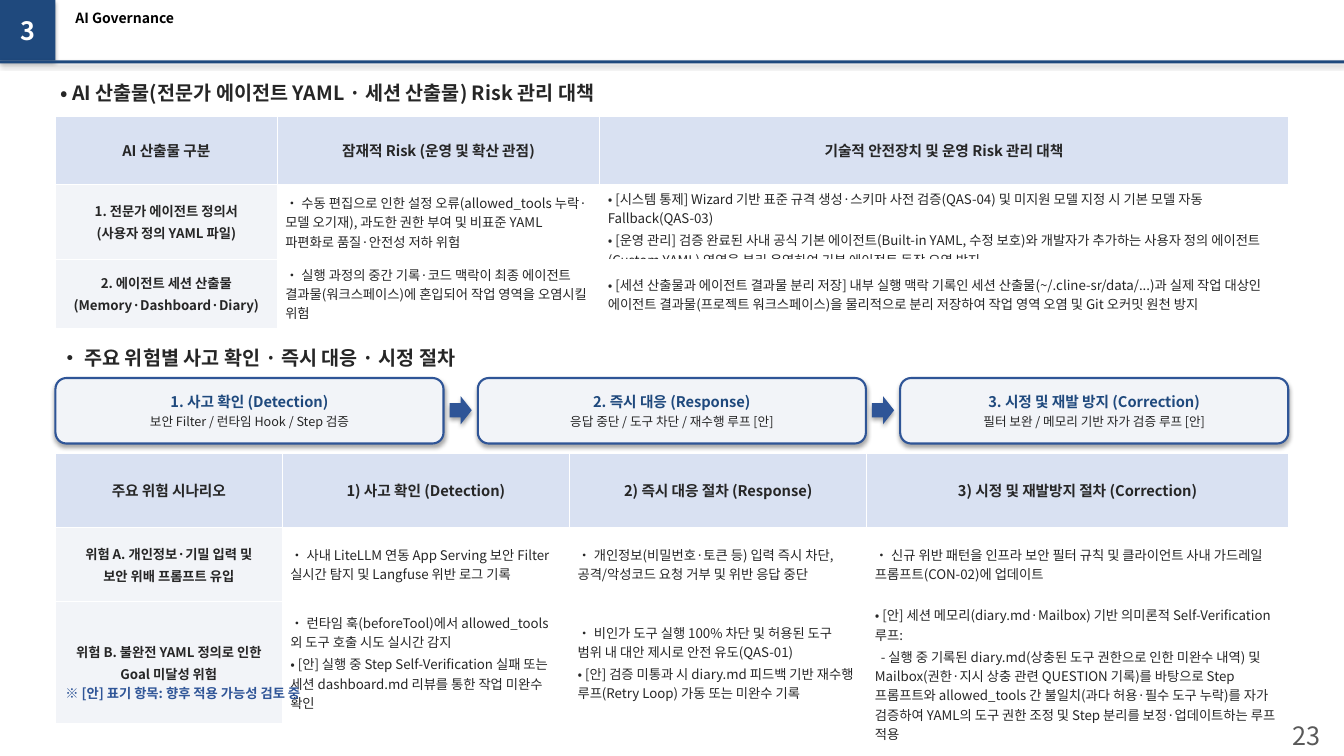
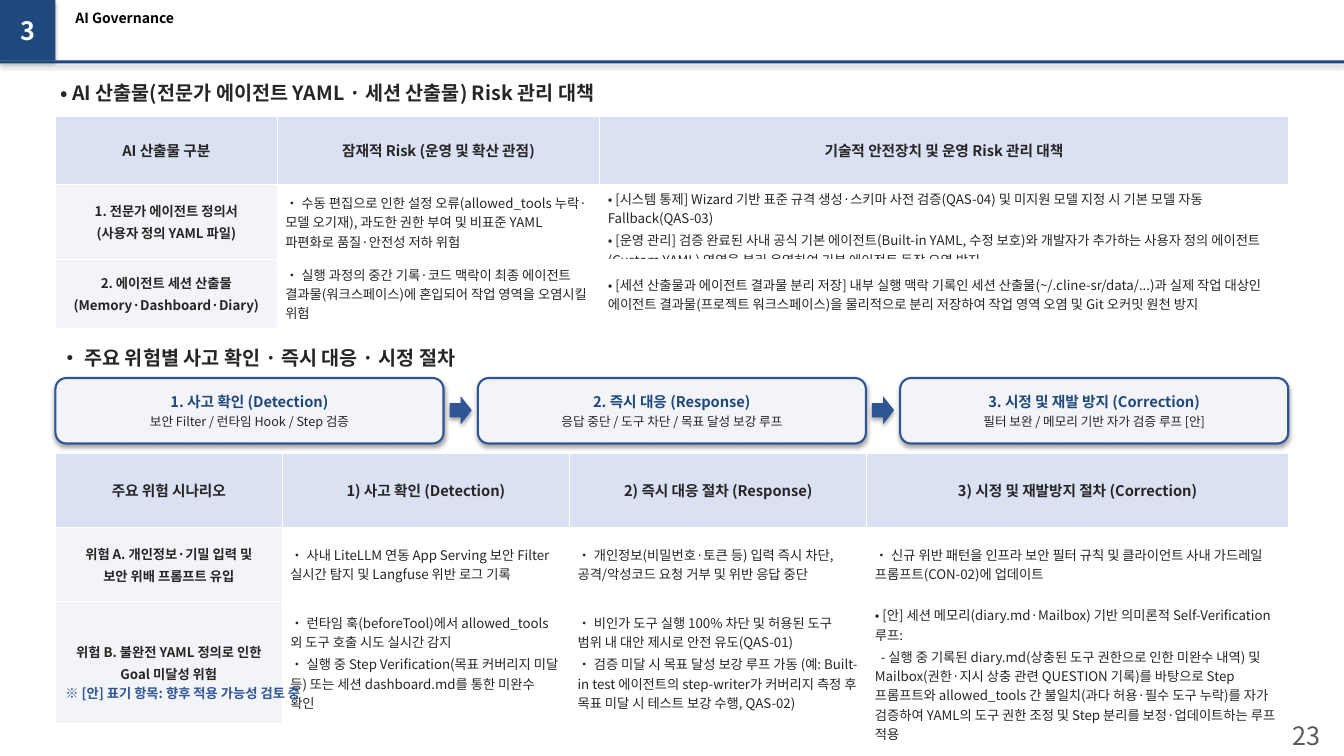
Before and after one commit to misjin05/playground, a slide deck: slide 2 of AIS/Reports/Slide22_23_Update.pptx. Drawn at 1344x756 pixels with LibreOffice and Linux fonts; fonts in the diff are those of the drawing. Boxes give left, top, right and bottom in pixels: in the first picture for what was removed or moved away, otherwise in the second. Text is boxed around its words. In the diff, an @@ line names an element or a change of style, - is before the commit and + after.

Commit message:
Update Risk B Detection and Response with built-in test step-writer coverage reinforcement loop

```diff
--- a/AIS/Reports/Slide22_23_Update.pptx
+++ b/AIS/Reports/Slide22_23_Update.pptx
@@ text in rounded rectangle at (x1=561, y1=415, x2=782, y2=427): text changed @@
-응답 중단 / 도구 차단 / 재수행 루프 [안]
+응답 중단 / 도구 차단 / 목표 달성 보강 루프
@@ table at (x1=55, y1=454, x2=1289, y2=744) @@
-row 3, column 2: • 런타임 훅(beforeTool)에서 allowed_tools 외 도구 호출 시도 실시간 감지 / • [안] 실행 중 Step Self-Verification 실패 또는 세션 dashboard.md 리뷰를 통한 작업 미완수 확인
+row 3, column 2: • 런타임 훅(beforeTool)에서 allowed_tools 외 도구 호출 시도 실시간 감지 / • 실행 중 Step Verification(목표 커버리지 미달 등) 또는 세션 dashboard.md를 통한 미완수 확인
-row 3, column 3: • 비인가 도구 실행 100% 차단 및 허용된 도구 범위 내 대안 제시로 안전 유도(QAS-01) / • [안] 검증 미통과 시 diary.md 피드백 기반 재수행 루프(Retry Loop) 가동 또는 미완수 기록
+row 3, column 3: • 비인가 도구 실행 100% 차단 및 허용된 도구 범위 내 대안 제시로 안전 유도(QAS-01) / • 검증 미달 시 목표 달성 보강 루프 가동 (예: Built-in test 에이전트의 step-writer가 커버리지 측정 후 목표 미달 시 테스트 보강 수행, QAS-02)
```
Also in this commit, not shown: 1 other file.
